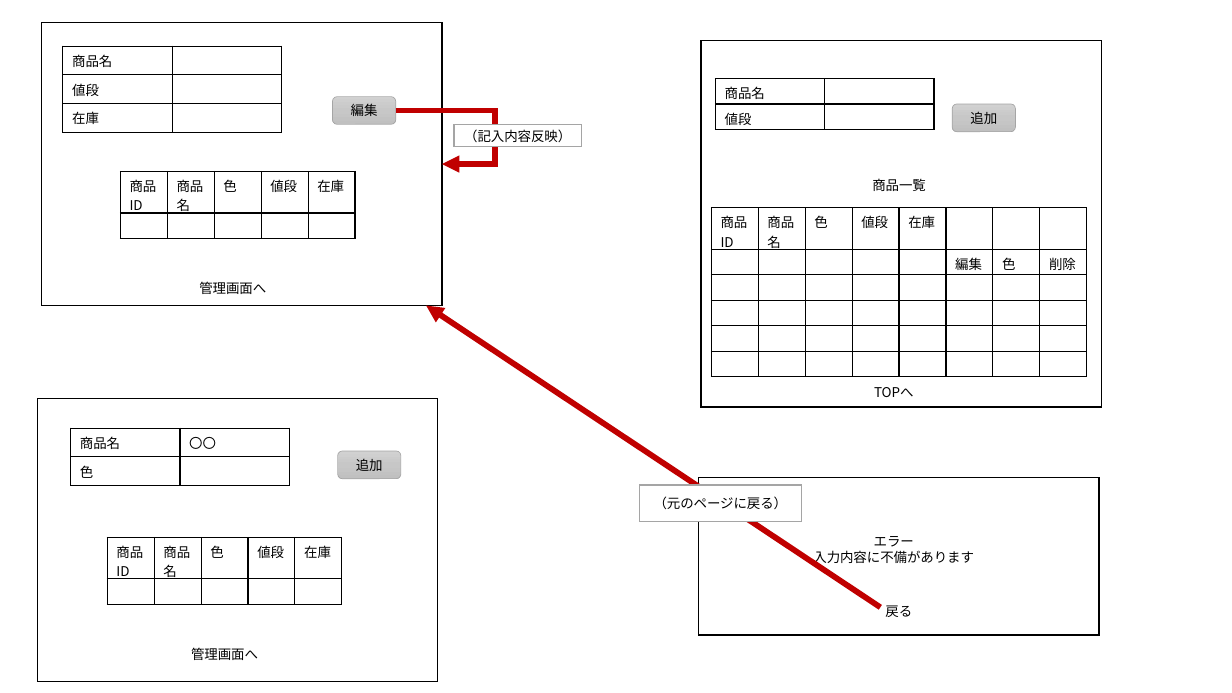
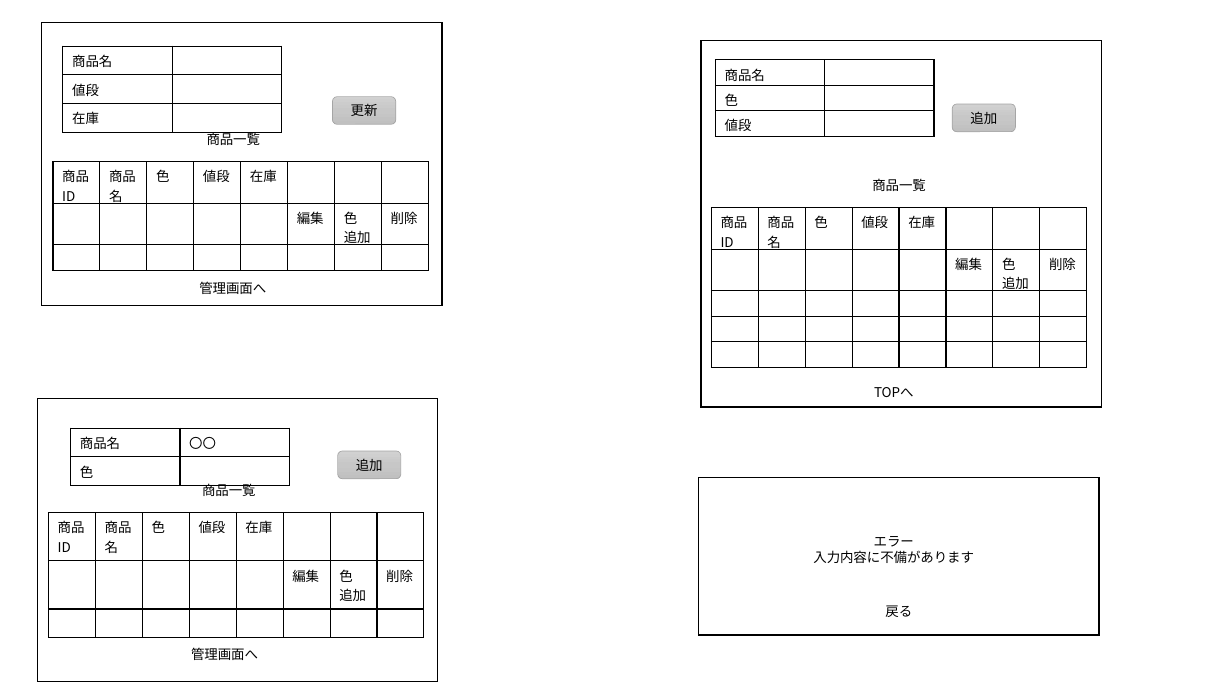
Before and after one commit to MitsukiFujita/Webapp, a slide deck: slide 10 of フレームワーク.pptx (slide 16 before the commit). Drawn at 1232x693 pixels with LibreOffice and Linux fonts; fonts in the diff are those of the drawing. Boxes give left, top, right and bottom in pixels: in the first picture for what was removed or moved away, otherwise in the second. Text is boxed around its words. In the diff, an @@ line names an element or a change of style, - is before the commit and + after.

```diff
--- a/フレームワーク.pptx
+++ b/フレームワーク.pptx
@@ table at (x1=715, y1=60, x2=933, y2=136) @@
+row 2: 色 | 
@@ table resized from (x1=715, y1=79, x2=933, y2=129) to (x1=715, y1=60, x2=933, y2=136) @@
@@ text in rounded rectangle at (x1=351, y1=104, x2=378, y2=116): text changed @@
-編集
+更新
@@ elbow arrow removed from (396, 111) to (442, 165) @@
@@ text added at (x1=207, y1=132, x2=261, y2=145), 10.5 pt, text #000000 @@
+商品一覧
@@ rectangle removed at (x1=454, y1=125, x2=581, y2=147) @@
-（記入内容反映）
@@ table at (x1=53, y1=162, x2=430, y2=271) @@
-商品ID | 商品名 | 色 | 値段 | 在庫
- |  |  |  | 
+商品ID | 商品名 | 色 | 値段 | 在庫 |  |  | 
+ |  |  |  |  | 編集 | 色 / 追加 | 削除
+ |  |  |  |  |  |  | 
@@ table resized from (x1=120, y1=171, x2=356, y2=238) to (x1=53, y1=162, x2=430, y2=271) @@
@@ table at (x1=712, y1=208, x2=1089, y2=368) @@
-row 2, column 7: 色
+row 2, column 7: 色 / 追加
-row 6:  |  |  |  |  |  |  | 
@@ arrow removed from (881, 607) to (426, 306) @@
@@ text added at (x1=202, y1=483, x2=256, y2=496), 10.5 pt, text #000000 @@
+商品一覧
@@ rectangle removed at (x1=640, y1=485, x2=801, y2=521) @@
-（元のページに戻る）
@@ table at (x1=48, y1=513, x2=425, y2=622) @@
-商品ID | 商品名 | 色 | 値段 | 在庫
- |  |  |  | 
+商品ID | 商品名 | 色 | 値段 | 在庫 |  |  | 
+ |  |  |  |  | 編集 | 色 / 追加 | 削除
+ |  |  |  |  |  |  | 
@@ table resized from (x1=107, y1=538, x2=343, y2=604) to (x1=48, y1=513, x2=425, y2=622) @@
```
Also in this commit, not shown: 4 other slides changed, 2 slides added, 6 slides removed.
